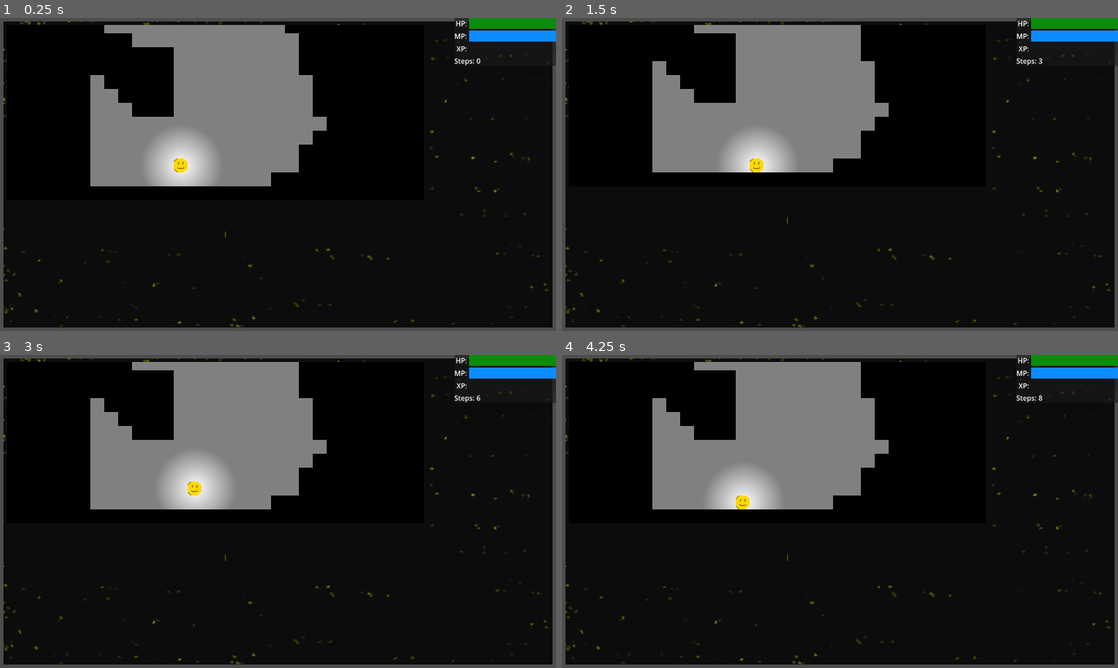
Above: before the commit, frames 1-4 (two rows, left to right).
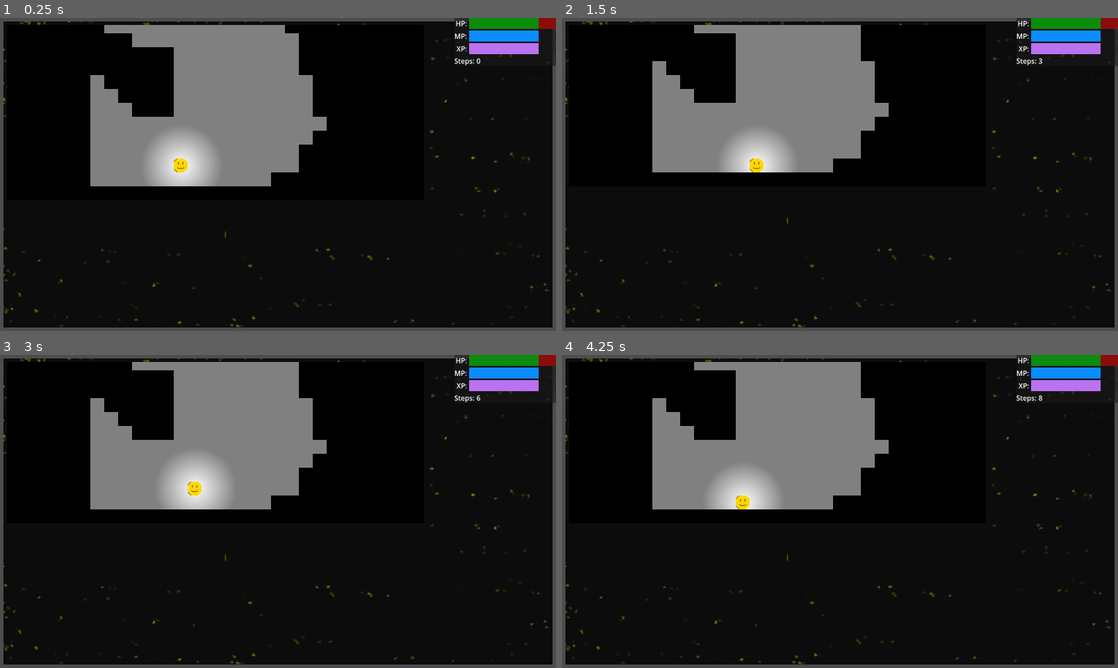
Above: after the commit, the same moments.

Repository: Nopfed/rog
Game: Godot game, scene res://scenes/HUD/HUD.tscn
Same seed, same stepped clock (60 frames per second), same inputs: the game is played once before the commit and once after it.
Inputs:
- Up to frame 1 (0.25 s): no input
- Up to frame 2 (1.5 s): tap Enter at 0.5 s; hold Keypad 3 (down_right) 0.53-1.28 s; tap Keypad 5 (wait) at 0.6, 1.35 s; tap Space at 1.25 s; hold Keypad 2 (down) from 1.28 s (still down)
- Up to frame 3 (3 s): tap Enter at 2 s; release Keypad 2 (down) at 2.03 s; hold Keypad 3 (down_right) 2.03-2.78 s; tap Keypad 5 (wait) at 2.1, 2.85 s; tap Space at 2.75 s; hold Keypad 8 (up) from 2.78 s (still down)
- Up to frame 4 (4.25 s): tap Enter at 3.5 s; release Keypad 8 (up) at 3.53 s; hold Keypad 1 (down_left) from 3.53 s (still down); tap Keypad 5 (wait) at 3.6 s

The runs differ from the first frame. In frame 1, 0.7% of the frame differs, in the area x 84-100%, y 0-12%; in frame 2, 0.7%; in frame 3, 0.7%; in frame 4, 0.7%.
Error after the commit: Parse Error: Expected ":" after "if" condition. (res://scenes/monster/monster.gd:38)

Commit message:
WIP: Monsters

Diff:
--- a/game.gd
+++ b/game.gd
@@ -20,14 +20,22 @@
 
 var noise: Noise
 
+# TODO -> Combat
+# TODO -> Game over
+# TODO -> Monster AI
+
+# TODO -> Player stats
+# TODO -> Equippable gear
+# TODO -> Loot
+# TODO -> Loot chests
+
 # TODO -> Ability to travel down floors
-# TODO -> Ability to fight monsters
+
 # TODO -> Level up
-# TODO -> Game over
+
 # TODO -> Fog of war
 # TODO -> Diggable dirt tiles
 # TODO -> Dirt layer
-# TODO -> Path/tunnel of floor tiles from player to exit
 
 # TODO READABILITY -> Create struct for tilemap coordinates and source ids
 
--- a/global.gd
+++ b/global.gd
@@ -1,17 +1,17 @@
 extends Node
 
 var player := {
-	'hp': 10,
-	'max_hp': 10,
-	'mp': 10,
-	'max_mp': 10,
-	'xp': 0,
-	'level_up': 100,
+	'hitpoints': 10,
+	'maxHitpoints': 10,
+	'mana': 10,
+	'maxMana': 10,
+	'experience': 0,
+	'experienceToLevel': 100,
 	'gold': 10,
-	'ac': 10,
-	'str': 10,
-	'dex': 10,
-	'int': 10
+	'armorClass': 10,
+	'strength': 10,
+	'dexterity': 10,
+	'intelligence': 10
 }
 
 var stepCount: int
@@ -22,17 +22,17 @@
 	stepCount = 0
 	canExitLevel = false
 	player = {
-		'hp': 10,
-		'max_hp': 10,
-		'mp': 10,
-		'max_mp': 10,
-		'xp': 0,
-		'level_up': 100,
+		'hitpoints': 10,
+		'maxHitpoints': 10,
+		'mana': 10,
+		'maxMana': 10,
+		'experience': 0,
+		'experienceToLevel': 100,
 		'gold': 10,
-		'ac': 10,
-		'str': 10,
-		'dex': 10,
-		'int': 10
+		'armorClass': 10,
+		'strength': 10,
+		'dexterity': 10,
+		'intelligence': 10
 	}
 
 
--- a/library/bestiary.gd
+++ b/library/bestiary.gd
@@ -2,9 +2,10 @@
 
 
 var rat = {
-	'hp': 3,
-	'ac': 10,
-	'str': 1,
-	'dex': 10,
-	'int': 5
+	'hitpoints': 3,
+	'maxHitpoints': 3,
+	'armorClass': 10,
+	'strength': 1,
+	'dexterity': 10,
+	'intelligence': 5
 }
--- a/scenes/monster/monster.gd
+++ b/scenes/monster/monster.gd
@@ -1,6 +1,26 @@
 extends Node2D
 
+
+const TILE_SIZE = 16
+
 var stats: Dictionary
+var player = get_parent().get_first_node_in_group('PLAYER')
+var canSeePlayer := false
+var sleeping := false
+var resting := false
+
+
+# TODO -> Inventory
+# TODO -> Equipped gear
+# TODO -> Combat stats
+# TODO -> Combat logic based on intelligence stat
+# TODO -> Dynamically load monster stats and sprites
+# TODO -> Dynamically load monster sprites
+# TODO -> Hearing trigger
+# TODO -> Sight trigger
+# TODO -> Flip sprite and sight cone based on direction moved (left or right)
+# TODO -> Object permanence based on intelligence
+# TODO -> drop a corpse object on ground on death
 
 
 func _ready() -> void:
@@ -10,3 +30,30 @@
 func initialize():
 	name = 'rat'
 	stats = Bestiary.rat
+
+
+func move():
+	var directionToMove: Vector2
+
+	if stats['hp'] < stats['max_hp']
+
+	if canSeePlayer:
+		directionToMove = Vector2i(position.direction_to(player))
+	else:
+		if !sleeping and !resting:
+			var randomX = randi_range(-1, 1)
+			var randomY = randi_range(-1, 1)
+
+			directionToMove = Vector2i(randomX, randomY)
+
+	position += directionToMove * TILE_SIZE
+
+
+# if can see player
+#	if health is low
+#		run
+# 	else
+		# if in range
+			# fight player
+		# else: get in range
+#
--- a/scenes/monster/monster.tscn
+++ b/scenes/monster/monster.tscn
@@ -1,10 +1,13 @@
-[gd_scene load_steps=4 format=3 uid="uid://c87j0b1f7nfkg"]
+[gd_scene load_steps=5 format=3 uid="uid://c87j0b1f7nfkg"]
 
 [ext_resource type="Script" uid="uid://doseumqh3yg64" path="res://scenes/monster/monster.gd" id="1_1uvy5"]
 [ext_resource type="Texture2D" uid="uid://dv3q18h0bcdno" path="res://rat.png" id="1_rk3jy"]
 
 [sub_resource type="RectangleShape2D" id="RectangleShape2D_1uvy5"]
 size = Vector2(12, 12)
+
+[sub_resource type="CircleShape2D" id="CircleShape2D_1uvy5"]
+radius = 64.0
 
 [node name="Monster" type="Node2D" groups=["MONSTER"]]
 script = ExtResource("1_1uvy5")
@@ -19,3 +22,19 @@
 texture_filter = 1
 texture = ExtResource("1_rk3jy")
 offset = Vector2(8, 8)
+
+[node name="Hearing" type="Area2D" parent="."]
+position = Vector2(8, 8)
+metadata/_edit_lock_ = true
+metadata/_edit_group_ = true
+
+[node name="Shape" type="CollisionShape2D" parent="Hearing"]
+shape = SubResource("CircleShape2D_1uvy5")
+
+[node name="Sight" type="Area2D" parent="."]
+position = Vector2(8, 8)
+metadata/_edit_group_ = true
+metadata/_edit_lock_ = true
+
+[node name="CollisionShape2D" type="CollisionPolygon2D" parent="Sight"]
+polygon = PackedVector2Array(0, 0, -16, -64, -128, -80, -128, 80, -16, 64)
--- a/scenes/player/player.gd
+++ b/scenes/player/player.gd
@@ -14,27 +14,14 @@
 	'down_right': Vector2(1, 1),
 	'wait': Vector2(0, 0)
 }
-#const HOLD_THRESHOLD = 0.5
 
 #var lastMove
-#var is_action_held = false
-#var hold_timer = 0.0
 
 
 func _input(event):
 	for dir in inputs.keys():
 		if event.is_action_pressed(dir):
-			#is_action_held = true747
 			move(dir)
-
-
-#func _process(_delta):
-	#if is_action_held:
-		#for dir in inputs.keys():
-			#if Input.is_action_pressed(dir):
-				#move(dir)
-			#elif Input.is_action_just_released(dir):
-				#is_action_held = false
 
 
 func move(dir):
